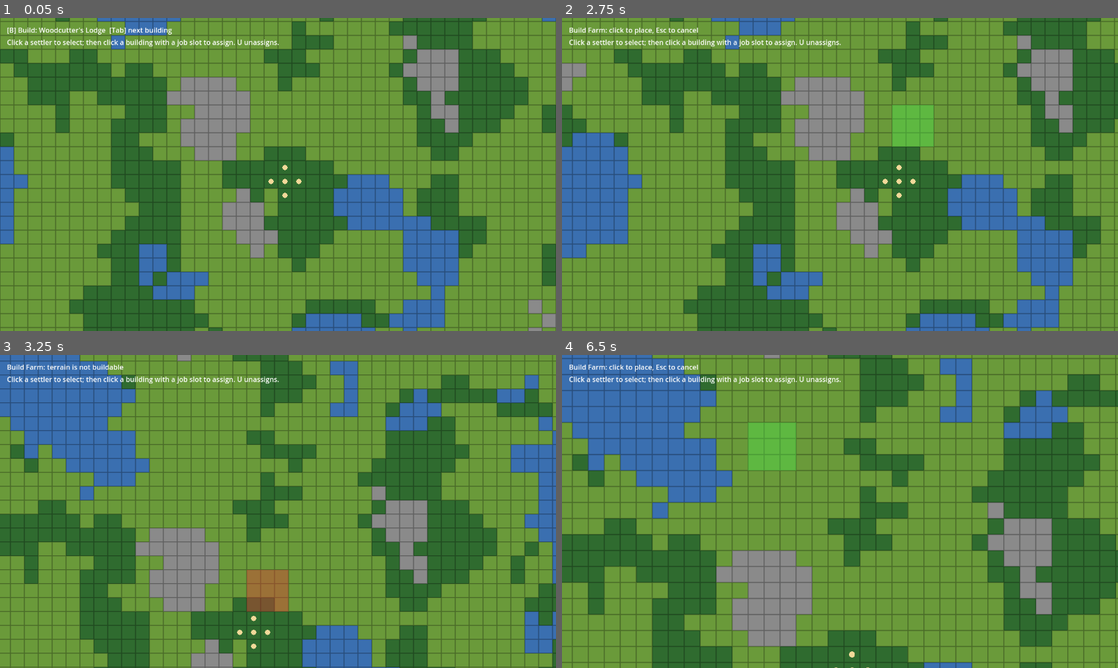
Above: before the commit, frames 1-4 (two rows, left to right).
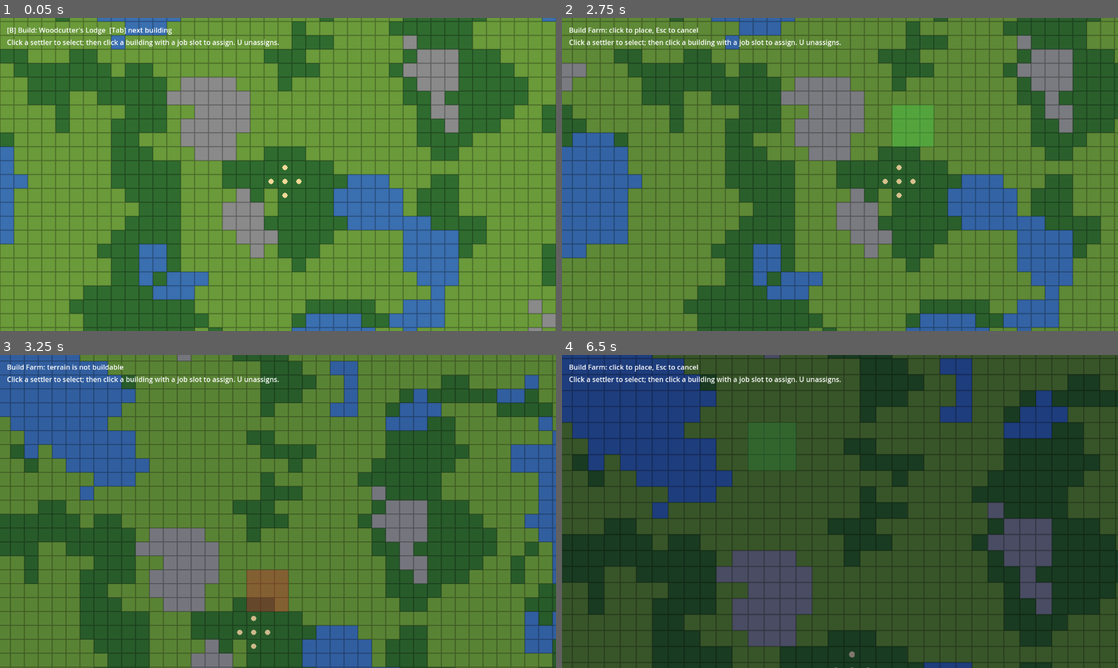
Above: after the commit, the same moments.

Repository: GrindelfP/KingdomYouth
Game: Godot game, scene res://scenes/world/world.tscn
Same seed, same stepped clock (60 frames per second), same inputs: the game is played once before the commit and once after it.
Inputs (mouse positions are in pixels of both pictures, inside the frame that each line leads up to):
- Up to frame 1 (0.05 s): no input
- Up to frame 2 (2.75 s): tap A (camera_pan_left) at 0.5, 1.25, 2 s; move the mouse to (962, 158) at 0.52 s; hold Tab (build_cycle) 0.53-1.28 s; move the mouse to (728, 190) at 1.27 s; tap B (build_toggle) at 1.35 s; move the mouse to (895, 105) at 2.02 s; hold Middle mouse button (camera_drag) from 2.03 s (still down)
- Up to frame 3 (3.25 s): tap Enter at 2.75 s; move the mouse to (250, 574) at 2.77 s; release Middle mouse button (camera_drag) at 2.78 s; tap S (camera_pan_down) at 2.85 s
- Up to frame 4 (6.5 s): tap A (camera_pan_left) at 3.5, 3.6, 4.25 s; move the mouse to (1006, 558) at 3.52 s; move the mouse to (673, 464) at 4.27 s; tap D (camera_pan_right) at 4.35 s; move the mouse to (867, 511) at 5.02 s; tap W (camera_pan_up) at 5.1 s; move the mouse to (756, 433) at 5.77 s; tap Mouse wheel up (camera_zoom_in) at 5.85 s

Frame 1 is identical in both runs. In frame 2, less than 0.1% of the frame differs, in the area x 57-64%, y 46-58%; in frame 3, less than 0.1%; in frame 4, 100%, in the area x 0-100%, y 0-100%.

Commit message:
[FEATURE] add day/night tint, seasons, seasonal farming, and winter warmth with heating
Co-Authored-By: Claude Haiku 5.5 <noreply@anthropic.com>

Diff:
--- a/project.godot
+++ b/project.godot
@@ -17,6 +17,12 @@
 [autoload]
 
 ResourceStockpile="*res://scripts/autoload/resource_stockpile.gd"
+TimeManager="*res://scripts/autoload/time_manager.gd"
+
+[display]
+
+window/size/viewport_width=1280
+window/size/viewport_height=720
 
 [input]
 
@@ -41,7 +47,6 @@
 "events": [Object(InputEventMouseButton,"resource_local_to_scene":false,"resource_name":"","device":-1,"window_id":0,"a …(252 unchanged characters)…
 ]
 }
-
 select_or_assign={
 "deadzone": 0.5,
 "events": [Object(InputEventMouseButton,"resource_local_to_scene":false,"resource_name":"","device":-1,"window_id":0,"a …(252 unchanged characters)…
@@ -52,14 +57,6 @@
 "events": [Object(InputEventKey,"resource_local_to_scene":false,"resource_name":"","device":-1,"window_id":0,"alt_press …(190 unchanged characters)…
 ]
 }
-
-[display]
-
-window/size/viewport_width=1280
-window/size/viewport_height=720
-
-[input]
-
 camera_pan_left={
 "deadzone": 0.5,
 "events": [Object(InputEventKey,"resource_local_to_scene":false,"resource_name":"","device":-1,"window_id":0,"alt_press …(190 unchanged characters)…
--- a/resources/jobs/farmer.tres
+++ b/resources/jobs/farmer.tres
@@ -10,3 +10,4 @@
 output_type = 1
 output_amount = 3
 target_terrain = ""
+seasonal = true
--- a/scenes/world/world.tscn
+++ b/scenes/world/world.tscn
@@ -1,18 +1,22 @@
-[gd_scene load_steps=7 format=3 uid="uid://b0qwimmso5dir"]
+[gd_scene load_steps=9 format=3 uid="uid://b0qwimmso5dir"]
 
 [ext_resource type="Script" uid="uid://bixt1yxib3b5a" path="res://scripts/world/world_grid.gd" id="1_grid"]
 [ext_resource type="TileSet" uid="uid://b1jyknmox17ev" path="res://resources/terrain_tileset.tres" id="2_tiles"]
 [ext_resource type="Script" uid="uid://dj5rw627i0hig" path="res://scripts/world/camera_controller.gd" id="3_camera"]
-[ext_resource type="Script" path="res://scripts/buildings/build_controller.gd" id="4_build"]
-[ext_resource type="Script" path="res://scripts/world/grid_pathfinder.gd" id="5_pathfinder"]
-[ext_resource type="Script" path="res://scripts/entities/settler_manager.gd" id="6_settlers"]
-[ext_resource type="Script" path="res://scripts/world/job_controller.gd" id="7_jobs"]
+[ext_resource type="Script" uid="uid://b0qqpdbheg33i" path="res://scripts/buildings/build_controller.gd" id="4_build"]
+[ext_resource type="Script" uid="uid://c2dq243m7sua2" path="res://scripts/world/grid_pathfinder.gd" id="5_pathfinder"]
+[ext_resource type="Script" uid="uid://p3if71kbp2t3" path="res://scripts/entities/settler_manager.gd" id="6_settlers"]
+[ext_resource type="Script" uid="uid://cy32elsnru8ud" path="res://scripts/world/job_controller.gd" id="7_jobs"]
+[ext_resource type="Script" path="res://scripts/world/day_night_tint.gd" id="8_daynight"]
 
 [node name="World" type="Node2D"]
 script = ExtResource("1_grid")
 
 [node name="Terrain" type="TileMapLayer" parent="."]
 tile_set = ExtResource("2_tiles")
+
+[node name="DayNight" type="CanvasModulate" parent="."]
+script = ExtResource("8_daynight")
 
 [node name="Camera" type="Camera2D" parent="."]
 script = ExtResource("3_camera")
--- /dev/null
+++ b/scripts/autoload/time_manager.gd
@@ -0,0 +1,67 @@
+extends Node
+
+signal day_changed(day: int)
+signal season_changed(season: Season)
+
+enum Season { SPRING, SUMMER, AUTUMN, WINTER }
+
+const SECONDS_PER_DAY := 20.0
+const DAYS_PER_SEASON := 10
+const SEASON_NAMES := ["Spring", "Summer", "Autumn", "Winter"]
+const FOOD_MULTIPLIERS := [1.0, 1.5, 1.0, 0.0]
+
+var day := 1
+var _elapsed := 0.0
+
+
+func _process(delta: float) -> void:
+	advance(delta)
+
+
+func advance(seconds: float) -> void:
+	_elapsed += seconds
+	while _elapsed >= SECONDS_PER_DAY:
+		_elapsed -= SECONDS_PER_DAY
+		var previous_season := get_season()
+		day += 1
+		day_changed.emit(day)
+		if get_season() != previous_season:
+			season_changed.emit(get_season())
+
+
+func reset() -> void:
+	day = 1
+	_elapsed = 0.0
+
+
+func get_season() -> Season:
+	return (((day - 1) / DAYS_PER_SEASON) % 4) as Season
+
+
+func get_season_name() -> String:
+	return SEASON_NAMES[get_season()]
+
+
+func get_day_in_season() -> int:
+	return (day - 1) % DAYS_PER_SEASON + 1
+
+
+func get_time_of_day() -> float:
+	return _elapsed / SECONDS_PER_DAY
+
+
+func food_multiplier() -> float:
+	return FOOD_MULTIPLIERS[get_season()]
+
+
+func is_cold() -> bool:
+	return get_season() == Season.WINTER
+
+
+func to_save_data() -> Dictionary:
+	return {"day": day, "elapsed": _elapsed}
+
+
+func from_save_data(data: Dictionary) -> void:
+	day = int(data["day"])
+	_elapsed = float(data["elapsed"])
--- a/scripts/buildings/building.gd
+++ b/scripts/buildings/building.gd
@@ -9,6 +9,7 @@
 var workers: Array[Settler] = []
 var residents: Array[Settler] = []
 var birth_cooldown := 0.0
+var heat_left := 0.0
 var _world: WorldGrid
 var _size: Vector2
 
@@ -45,6 +46,10 @@
 	return def.job
 
 
+func is_heated() -> bool:
+	return heat_left > 0.0
+
+
 func has_free_housing() -> bool:
 	return def.housing_capacity > 0 and residents.size() < def.housing_capacity
 
--- a/scripts/buildings/job_def.gd
+++ b/scripts/buildings/job_def.gd
@@ -7,3 +7,4 @@
 @export var output_type: int
 @export var output_amount := 1
 @export var target_terrain := ""
+@export var seasonal := false
--- a/scripts/entities/needs.gd
+++ b/scripts/entities/needs.gd
@@ -18,12 +18,16 @@
 const STARVE_DAMAGE_PER_SECOND := 1.0
 const EXPOSURE_DAMAGE_PER_SECOND := 0.2
 const REGEN_PER_SECOND := 0.5
+const WARMTH_DRAIN_PER_SECOND := 1.0
+const WARMTH_RECOVER_PER_SECOND := 5.0
+const COLD_DAMAGE_PER_SECOND := 0.5
 
 var hunger := 50.0
 var rest := MAX_VALUE
 var warmth := MAX_VALUE
 var health := MAX_VALUE
 var at_home := false
+var warm := false
 var sheltered := false
 
 var _accumulated := 0.0
@@ -60,6 +64,7 @@
 	hunger = minf(hunger + HUNGER_PER_SECOND * dt, MAX_VALUE)
 	var rest_change := REST_RECOVERY_PER_SECOND if at_home else -REST_DRAIN_PER_SECOND
 	rest = clampf(rest + rest_change * dt, 0.0, MAX_VALUE)
+	_update_warmth(dt)
 	if hunger >= EAT_HUNGER:
 		try_eat()
 	_apply_health(dt)
@@ -72,9 +77,18 @@
 	ticked.emit()
 
 
+func _update_warmth(dt: float) -> void:
+	if TimeManager.is_cold() and not warm:
+		warmth = maxf(warmth - WARMTH_DRAIN_PER_SECOND * dt, 0.0)
+	else:
+		warmth = minf(warmth + WARMTH_RECOVER_PER_SECOND * dt, MAX_VALUE)
+
+
 func _apply_health(dt: float) -> void:
 	if is_starving():
 		health -= STARVE_DAMAGE_PER_SECOND * dt
+	elif warmth <= 0.0:
+		health -= COLD_DAMAGE_PER_SECOND * dt
 	elif not sheltered:
 		health -= EXPOSURE_DAMAGE_PER_SECOND * dt
 	else:
--- a/scripts/entities/settler.gd
+++ b/scripts/entities/settler.gd
@@ -97,6 +97,7 @@
 
 func _on_needs_ticked() -> void:
 	needs.at_home = home != null and get_grid_pos() == _home_cell and not _moving
+	needs.warm = home != null and home.is_heated()
 	_update_resting()
 	if needs.is_critical() or _resting:
 		worker.pause()
--- a/scripts/entities/settler_manager.gd
+++ b/scripts/entities/settler_manager.gd
@@ -8,6 +8,8 @@
 const BIRTH_COOLDOWN := 45.0
 const BIRTH_MIN_FOOD := 10
 const MIN_PARENTS := 2
+const HEAT_DURATION := 20.0
+const FUEL_PER_HEATING := 1
 
 var _world: WorldGrid
 var _pathfinder: GridPathfinder
@@ -58,7 +60,19 @@
 
 func _population_tick(dt: float) -> void:
 	_assign_homeless()
+	_update_heating(dt)
 	_update_births(dt)
+
+
+func _update_heating(dt: float) -> void:
+	for house in _houses():
+		if not TimeManager.is_cold():
+			house.heat_left = 0.0
+			continue
+		house.heat_left = maxf(house.heat_left - dt, 0.0)
+		if not house.is_heated() and house.residents.size() > 0:
+			if ResourceStockpile.remove(ResourceStockpile.Type.WOOD, FUEL_PER_HEATING):
+				house.heat_left = HEAT_DURATION
 
 
 func _assign_homeless() -> void:
--- a/scripts/entities/worker.gd
+++ b/scripts/entities/worker.gd
@@ -72,6 +72,9 @@
 
 
 func _start_travel() -> void:
+	if building.job_def().seasonal and TimeManager.food_multiplier() <= 0.0:
+		_retry_left = RETRY_DELAY
+		return
 	var target := _find_target()
 	if target == NO_TARGET:
 		_retry_left = RETRY_DELAY
@@ -104,7 +107,7 @@
 	if _state != State.TRAVEL or grid_pos != _target:
 		return
 	_state = State.WORK
-	_work_left = building.job_def().work_time
+	_work_left = _work_duration()
 
 
 func _on_path_failed(grid_pos: Vector2i) -> void:
@@ -115,6 +118,13 @@
 	_retry_left = RETRY_DELAY
 
 
+func _work_duration() -> float:
+	var job := building.job_def()
+	if not job.seasonal:
+		return job.work_time
+	return job.work_time / TimeManager.food_multiplier()
+
+
 func _finish_work() -> void:
 	var job := building.job_def()
 	_state = State.IDLE
--- /dev/null
+++ b/scripts/world/day_night_tint.gd
@@ -0,0 +1,9 @@
+extends CanvasModulate
+
+const NIGHT_COLOR := Color(0.35, 0.38, 0.6)
+const DAY_COLOR := Color.WHITE
+
+
+func _process(_delta: float) -> void:
+	var daylight := (sin(TAU * (TimeManager.get_time_of_day() + 0.25)) + 1.0) * 0.5
+	color = NIGHT_COLOR.lerp(DAY_COLOR, daylight)
Not shown, added: scripts/autoload/time_manager.gd.uid
Not shown, added: scripts/world/day_night_tint.gd.uid
Not shown, changed: docs/tickets/0011-daynight-season-cycle.md
